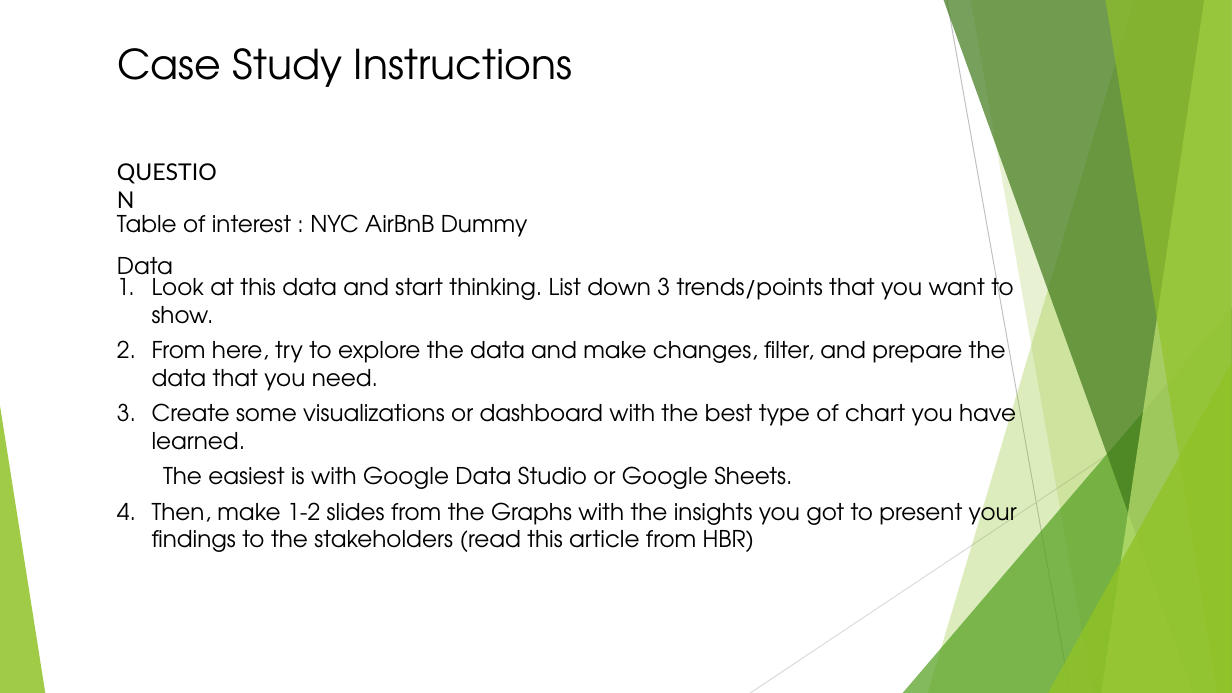
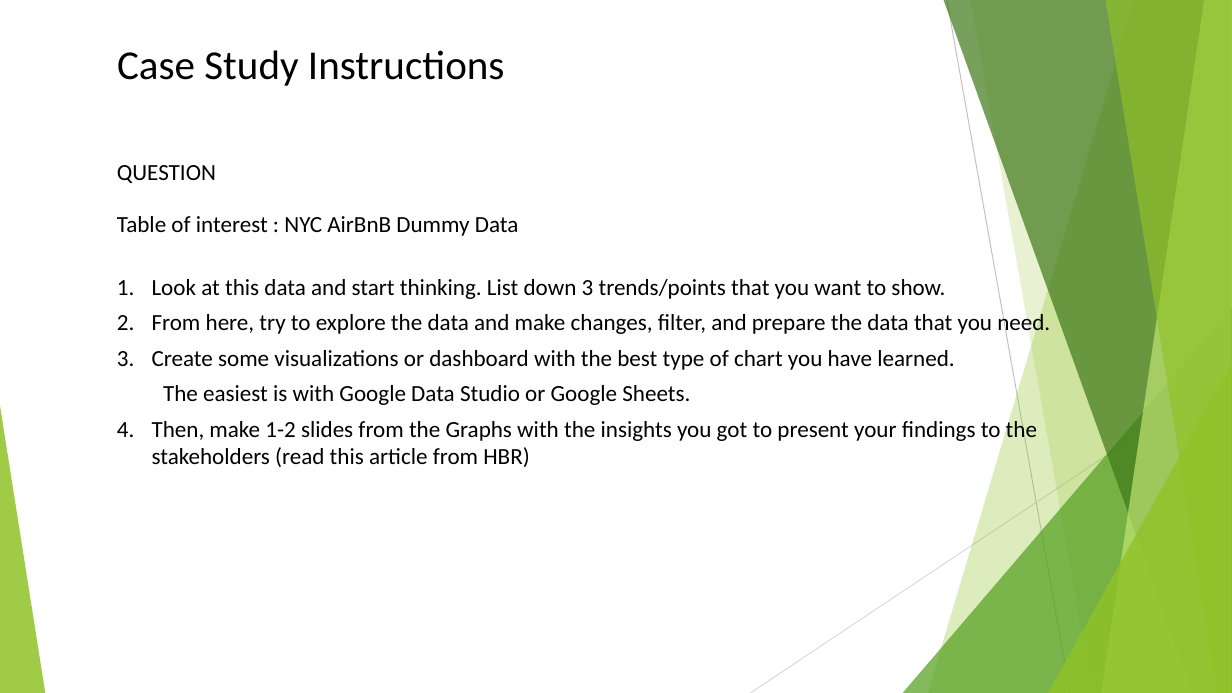
Before and after one commit to damalialutfiani/Assignment2-Data-Analytics-revou, a slide deck: slide 2 of ASSIGNMENT2.pptx. Drawn at 1232x693 pixels with LibreOffice and Linux fonts; fonts in the diff are those of the drawing. Boxes give left, top, right and bottom in pixels: in the first picture for what was removed or moved away, otherwise in the second. Text is boxed around its words. In the diff, an @@ line names an element or a change of style, - is before the commit and + after.

```diff
--- a/ASSIGNMENT2.pptx
+++ b/ASSIGNMENT2.pptx
@@ text "QUESTION" at (117, 165, 216, 183): font Lato to Calibri @@
@@ font TeX Gyre Adventor to Calibri in 3 elements at (117, 50, 505, 86), (152, 279, 1050, 467), (117, 216, 519, 236) @@
```
Also in this commit, not shown: 8 other slides changed.
